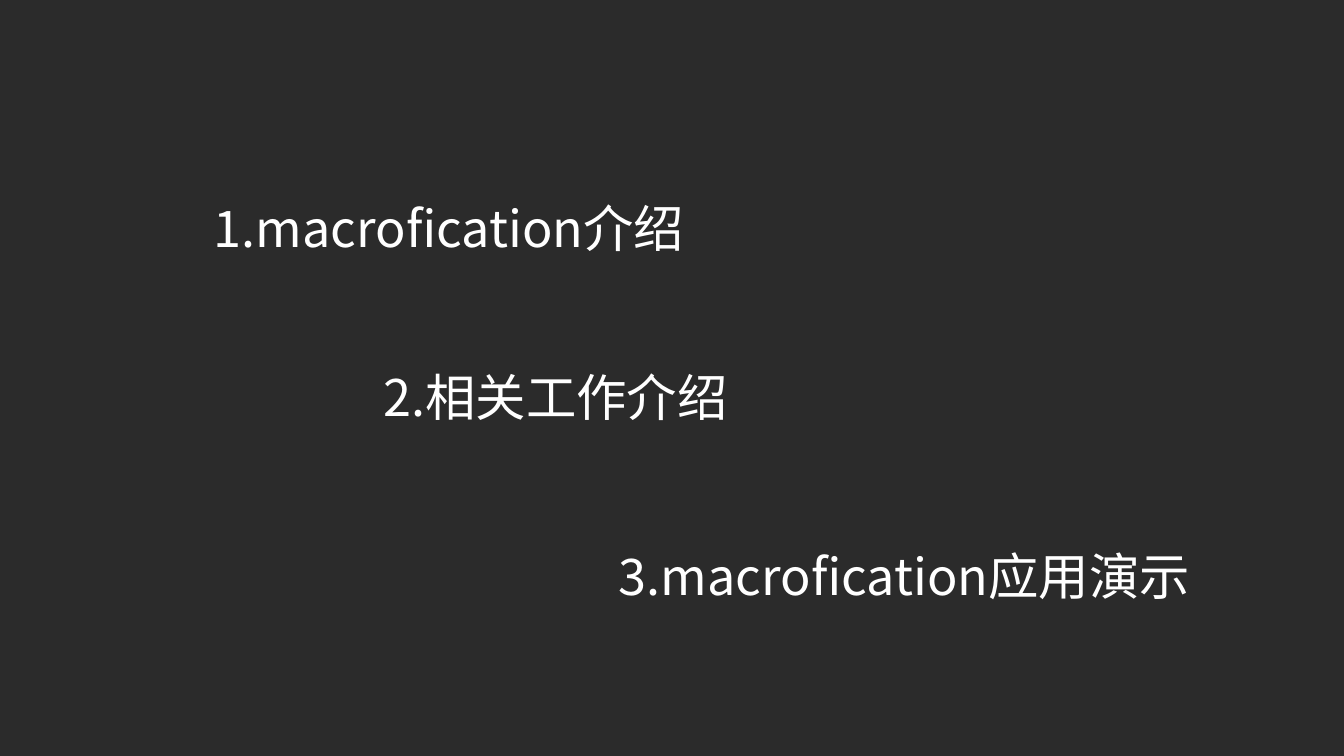
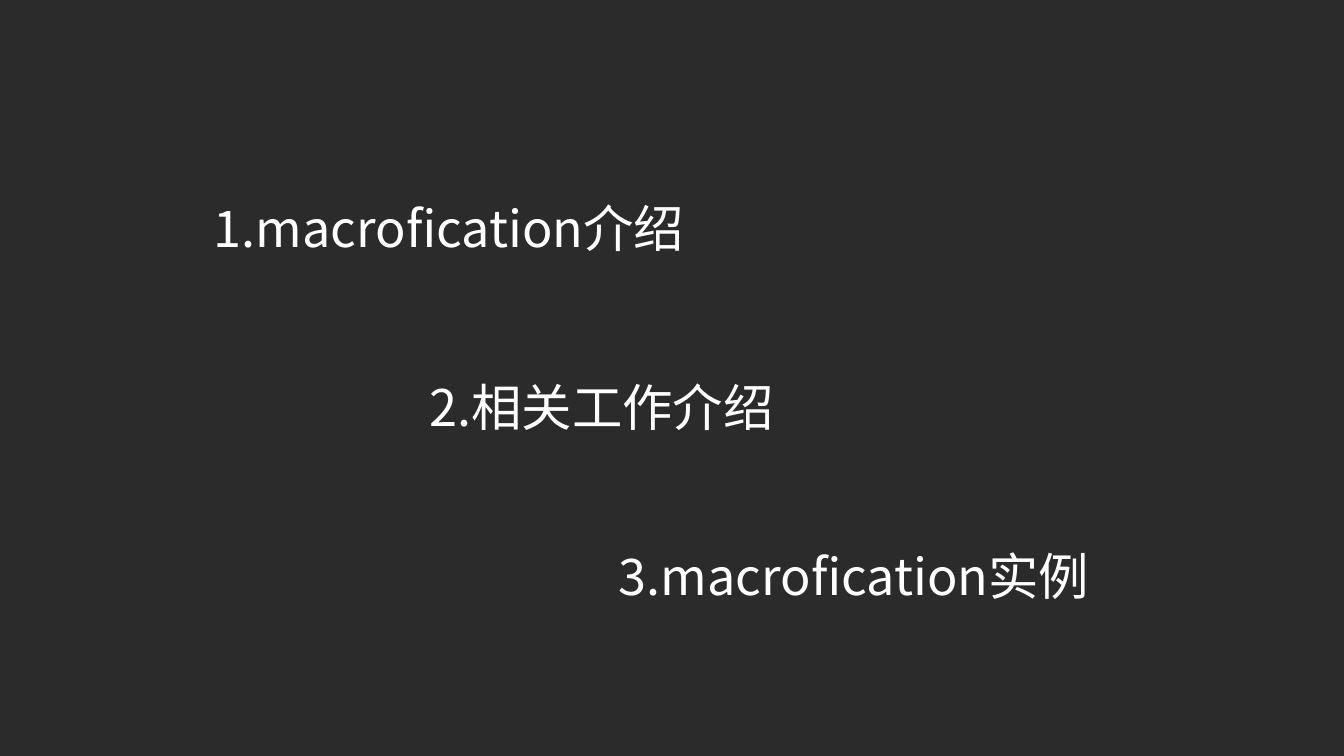
Before and after one commit to ustc-compiler-macrofication/macrofication, a slide deck: slide 2 of 11-macrofication.pptx. Drawn at 1344x756 pixels with LibreOffice and Linux fonts; fonts in the diff are those of the drawing; background and template pictures are left out; a plain dark background stands for a picture behind light text. Boxes give left, top, right and bottom in pixels: in the first picture for what was removed or moved away, otherwise in the second. Text is boxed around its words. In the diff, an @@ line names an element or a change of style, - is before the commit and + after.

```diff
--- a/11-macrofication.pptx
+++ b/11-macrofication.pptx
@@ text "2.相关工作介绍": place and size @@
-text "2.相关工作介绍" at [383, 373, 727, 420]
+text "2.相关工作介绍" at [429, 383, 773, 430]
@@ text at [619, 552, 1089, 599]: text changed @@
-3.macrofication应用演示
+3.macrofication实例
```
Also in this commit, not shown: 8 other slides changed, 6 slides added, 1 other file.
